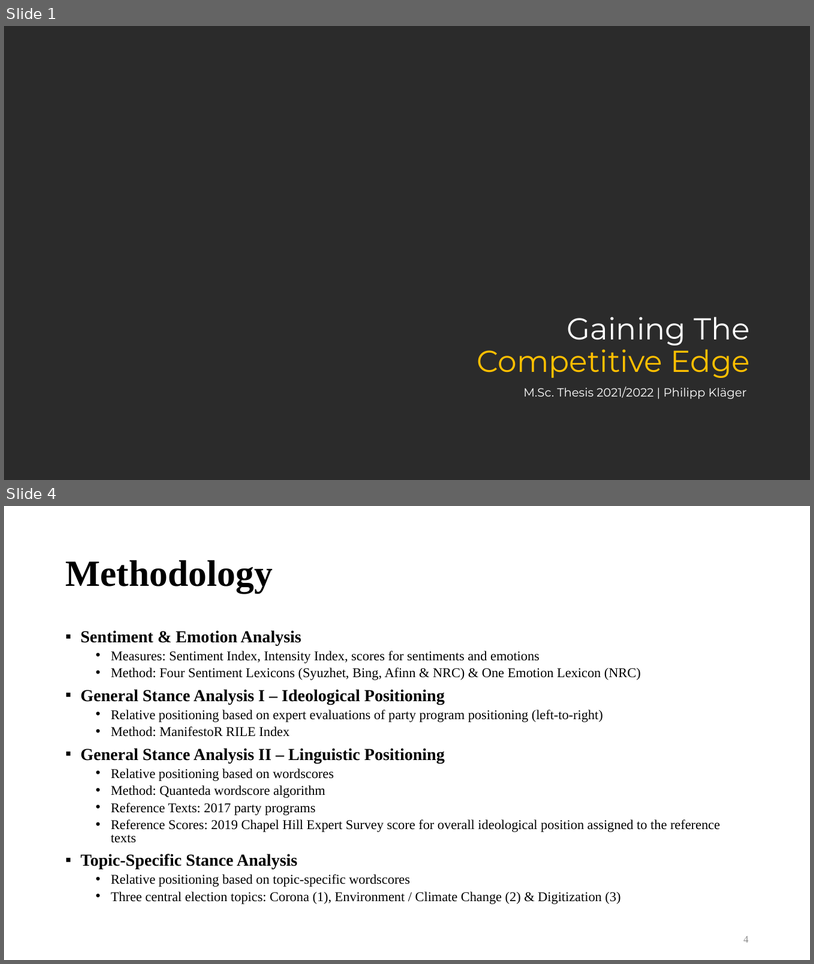
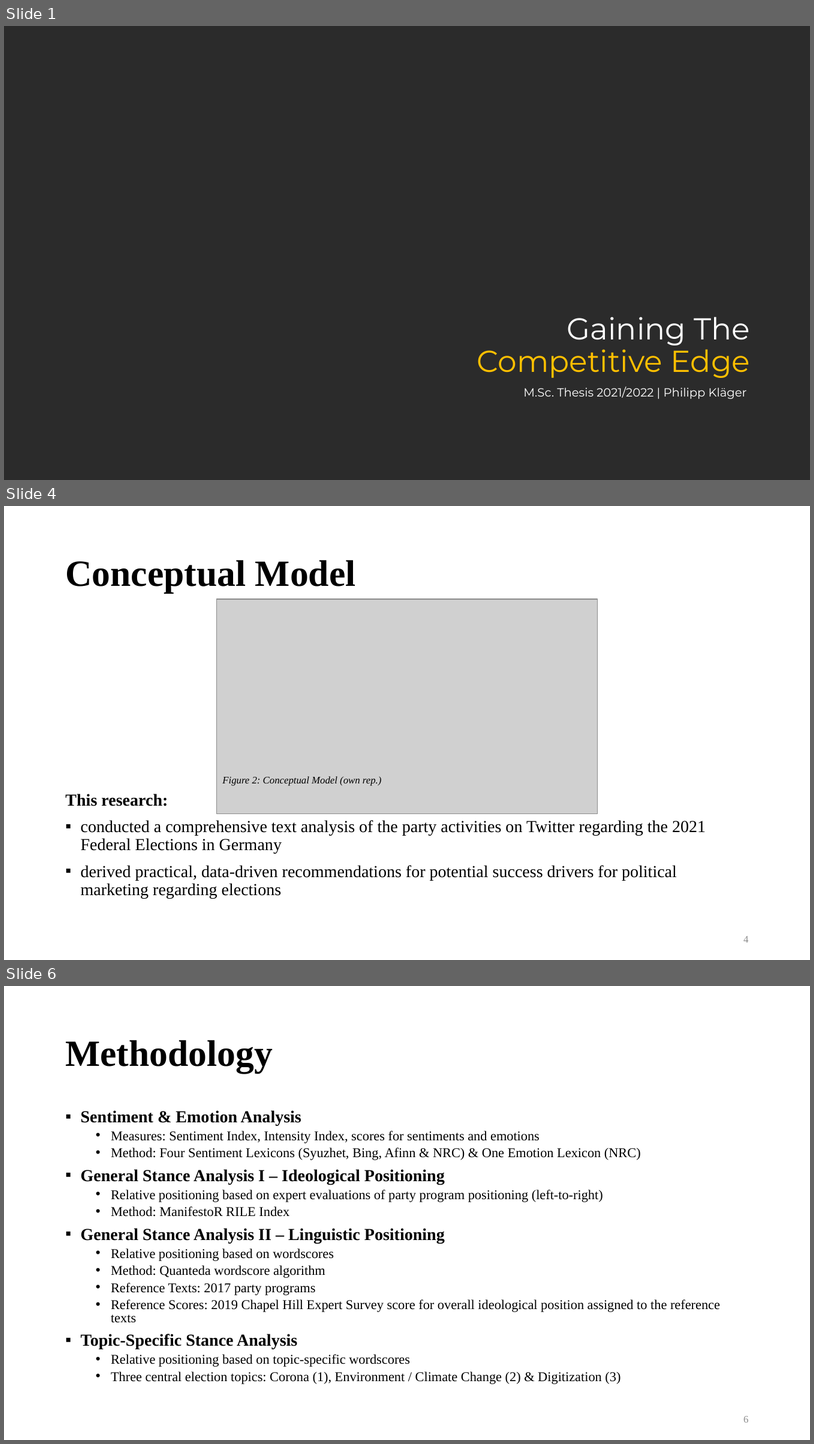
Before and after one commit to philippklaeger/Gaining-The-Competitive-Edge, a slide deck: thesis/Short Presentation.pptx. Shown one above the other, each under a label of ours: slides 1 and 4 before the commit, slides 1, 4 and 6 after it; the slides between them are not shown. The pictures are 814x964 and 814x1444 pixels, drawn with LibreOffice and Linux fonts; fonts in the diff are those of the drawing; grey boxes stand for pictures; background and template pictures are left out; a plain dark background stands for a picture behind light text. Boxes give left, top, right and bottom in pixels: in the first picture for what was removed or moved away, otherwise in the second. Text is boxed around its words. In the diff, an @@ line names an element or a change of style, - is before the commit and + after.

```diff
--- a/thesis/Short Presentation.pptx
+++ b/thesis/Short Presentation.pptx
@@ slide 4 added at [4,506,810,960], background #FFFFFF @@
@@ title added at [65,560,356,592], 44 pt, text #000000, bold @@
+Conceptual Model
@@ picture added at [217,599,598,813] @@
@@ text added at [65,793,706,898], 20 pt, text #000000 @@
+This research:
+▪ conducted a comprehensive text analysis of the party activities on Twitter regarding the 2021 Federal Elections in Germany
+▪ derived practical, data-driven recommendations for potential success drivers for political marketing regarding elections
@@ text added at [222,776,381,786], 12 pt, text #000000, italic @@
+Figure 2: Conceptual Model (own rep.)
@@ page number added at [744,936,749,942], 12 pt, text #8C8C8C @@
+4
@@ what was slide 4 is now slide 6 @@
@@ page number at [744,1416,749,1422]: text changed @@
-4
+6
```
Also in this commit, not shown: 5 slides changed, 3 other slides added, 2 other files.
